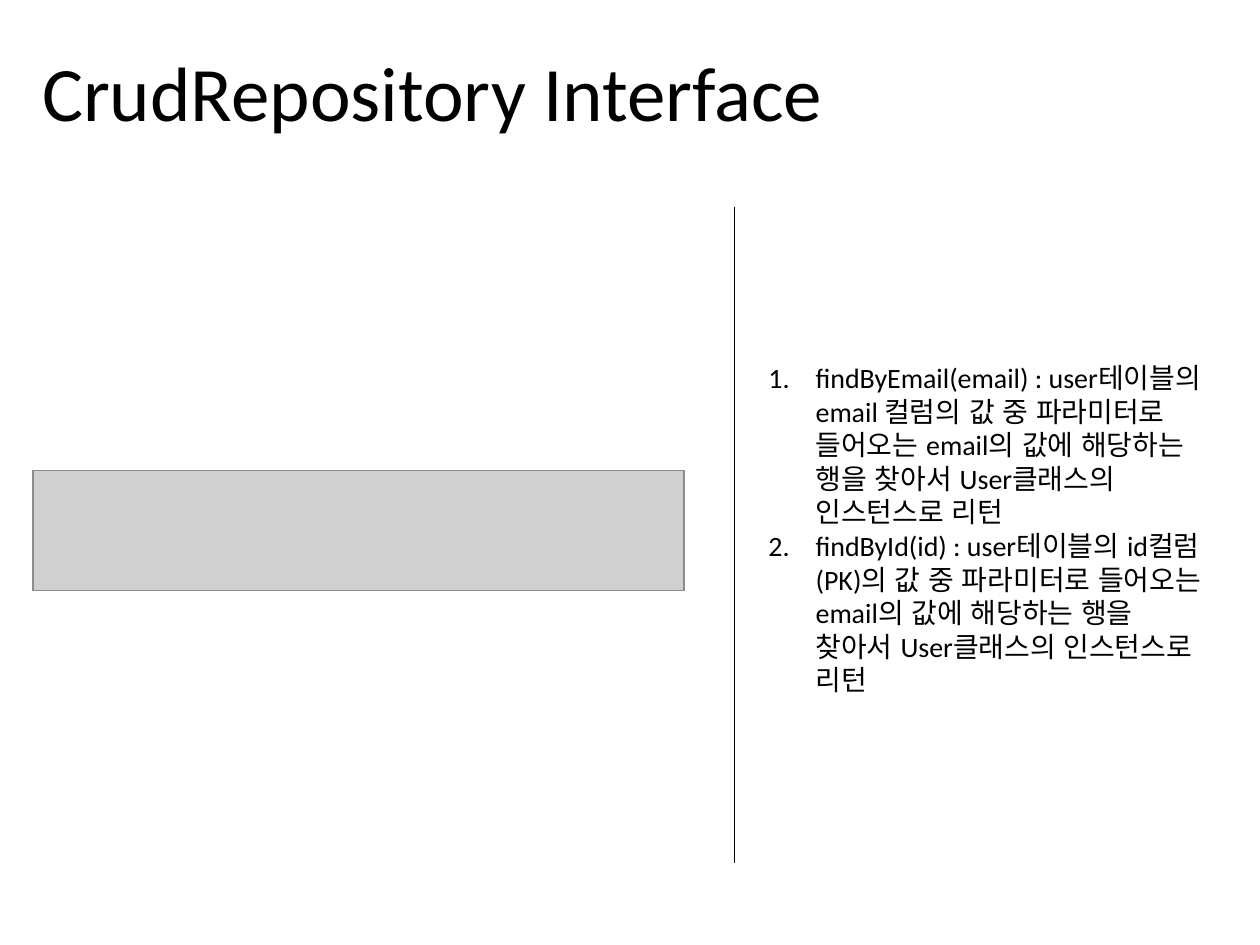
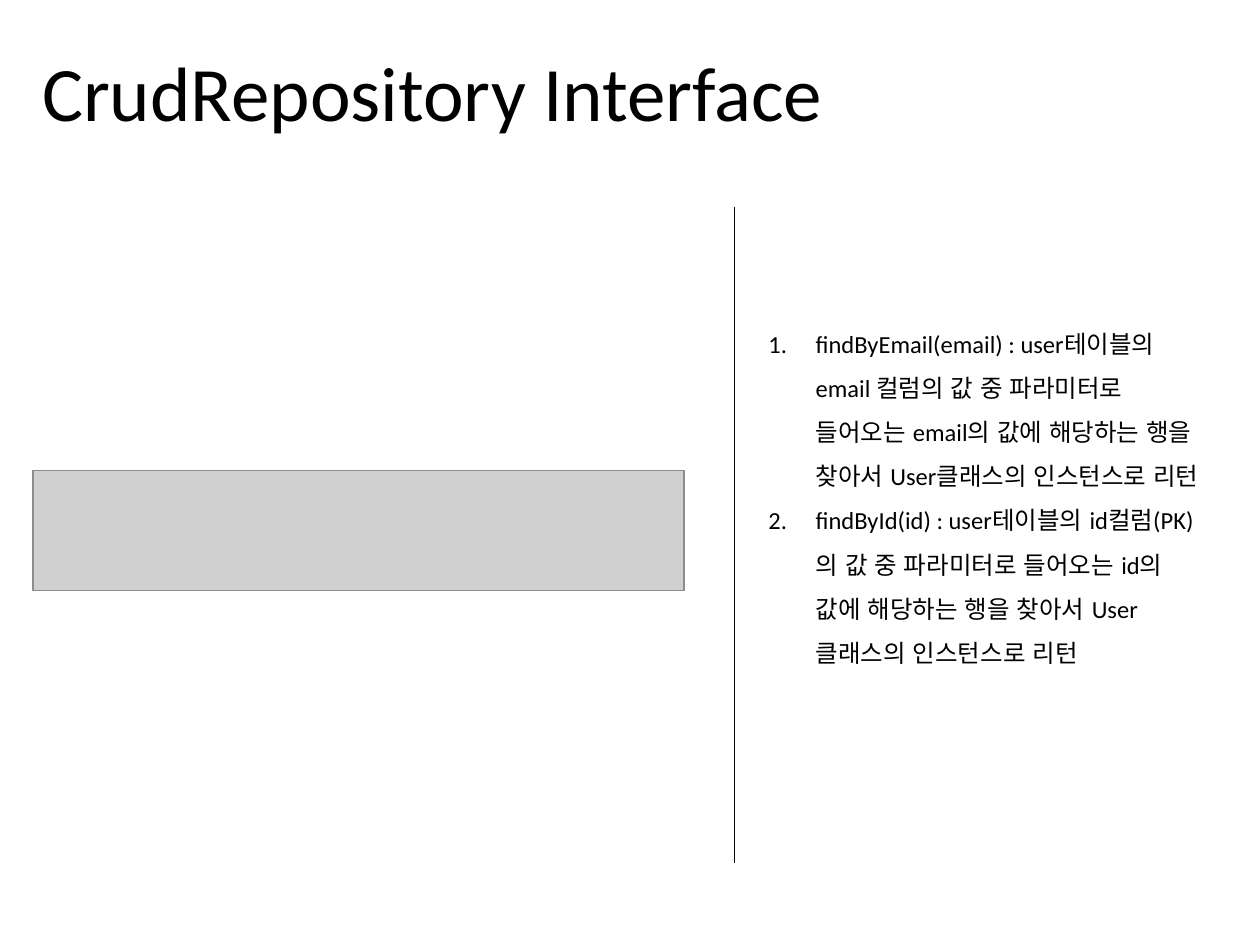
Before and after one commit to jisukim97/ChemicalManagementApplication, a slide deck: slide 9 of Document/2_Software Architect Documentation/Software Architecture Documentation 1.0.pptx (slide 8 before the commit). Drawn at 1260x945 pixels with LibreOffice and Linux fonts; fonts in the diff are those of the drawing; grey boxes stand for pictures. Boxes give left, top, right and bottom in pixels: in the first picture for what was removed or moved away, otherwise in the second. Text is boxed around its words. In the diff, an @@ line names an element or a change of style, - is before the commit and + after.

```diff
--- a/Document/2_Software Architect Documentation/Software Architecture Documentation 1.0.pptx
+++ b/Document/2_Software Architect Documentation/Software Architecture Documentation 1.0.pptx
@@ text "findByEmail(email) : user테이블의 email 컬럼의 ...": place and size @@
-text "findByEmail(email) : user테이블의 email 컬럼의 ..." at (816, 365, 1201, 693)
+text "findByEmail(email) : user테이블의 email 컬럼의 ..." at (816, 333, 1198, 664)
@@ text at (816, 333, 1198, 487): size 16 to 14 pt in "findByEmail(email) : user테이블의 email 컬럼의 값 중 ..."; line spacing 1 to 1.5 @@
@@ text at (816, 510, 1194, 664): text changed; size 16 to 14 pt @@
-2. findById(id) : user테이블의 id컬럼(PK)의 값 중 파라미터로 들어오는 email의 값에 해당하는 행을 찾아서 User클래스의 인스턴스로 리턴
+2. findById(id) : user테이블의 id컬럼(PK)의 값 중 파라미터로 들어오는 id의 값에 해당하는 행을 찾아서 User클래스의 인스턴스로 리턴
```
Also in this commit, not shown: 7 other slides changed, 2 slides added, 1 other file.
